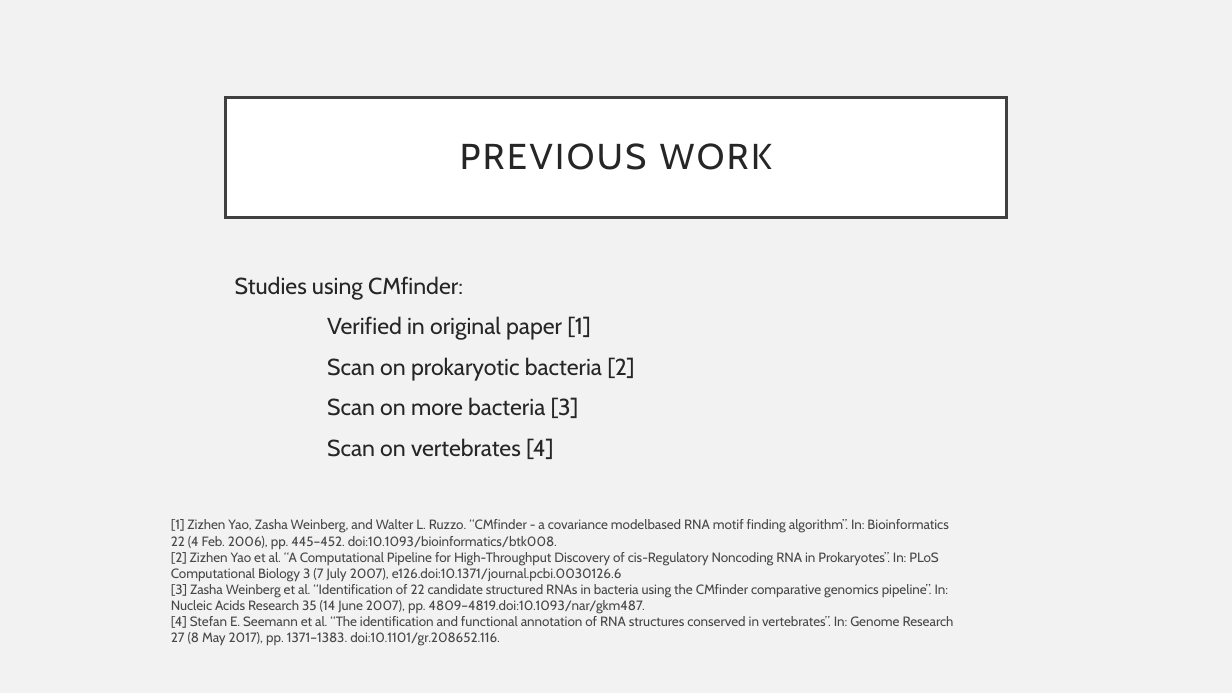
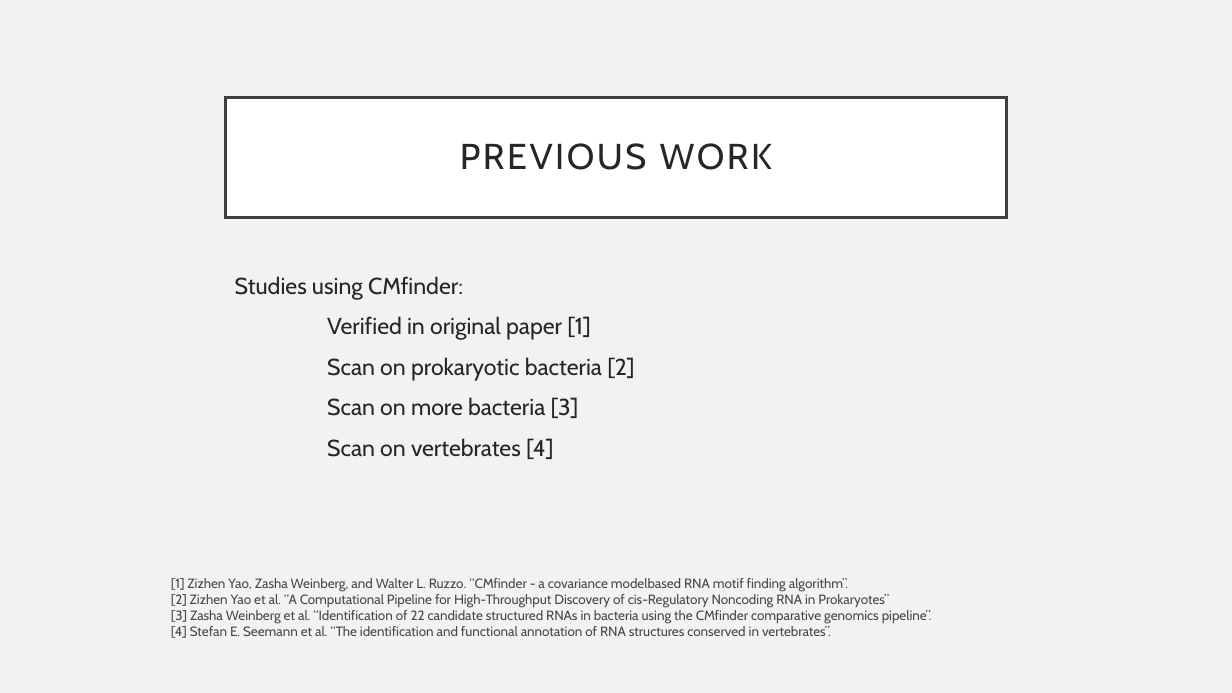
Before and after one commit to asyncViridian/jcmf, a slide deck: slide 5 of notes/presentation.pptx. Drawn at 1232x693 pixels with LibreOffice and Linux fonts; fonts in the diff are those of the drawing. Boxes give left, top, right and bottom in pixels: in the first picture for what was removed or moved away, otherwise in the second. Text is boxed around its words. In the diff, an @@ line names an element or a change of style, - is before the commit and + after.

```diff
--- a/notes/presentation.pptx
+++ b/notes/presentation.pptx
@@ text at bbox=[171, 578, 932, 638]: text changed @@
-[1] Zizhen Yao, Zasha Weinberg, and Walter L. Ruzzo. “CMfinder - a covariance modelbased RNA motif finding algorithm”. In: Bioinformatics 22 (4 Feb. 2006), pp. 445–452. doi:10.1093/bioinformatics/btk008.
-[2] Zizhen Yao et al. “A Computational Pipeline for High-Throughput Discovery of cis-Regulatory Noncoding RNA in Prokaryotes”. In: PLoS Computational Biology 3 (7 July 2007), e126.doi:10.1371/journal.pcbi.0030126.6
-[3] Zasha Weinberg et al. “Identification of 22 candidate structured RNAs in bacteria using the CMfinder comparative genomics pipeline”. In: Nucleic Acids Research 35 (14 June 2007), pp. 4809–4819.doi:10.1093/nar/gkm487.
-[4] Stefan E. Seemann et al. “The identification and functional annotation of RNA structures conserved in vertebrates”. In: Genome Research 27 (8 May 2017), pp. 1371–1383. doi:10.1101/gr.208652.116.
+[1] Zizhen Yao, Zasha Weinberg, and Walter L. Ruzzo. “CMfinder - a covariance modelbased RNA motif finding algorithm”.
+[2] Zizhen Yao et al. “A Computational Pipeline for High-Throughput Discovery of cis-Regulatory Noncoding RNA in Prokaryotes”
+[3] Zasha Weinberg et al. “Identification of 22 candidate structured RNAs in bacteria using the CMfinder comparative genomics pipeline”.
+[4] Stefan E. Seemann et al. “The identification and functional annotation of RNA structures conserved in vertebrates”.
```
Also in this commit, not shown: 3 other slides changed, 1 other file.
